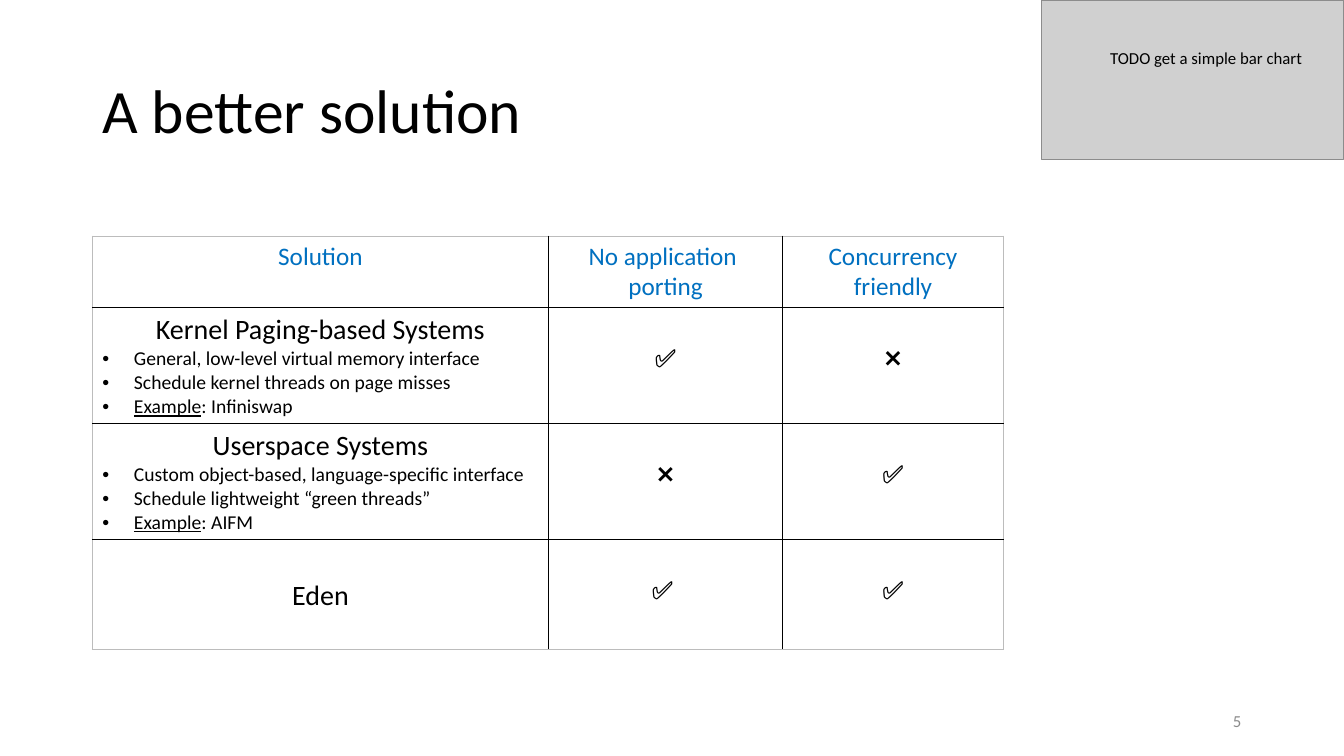
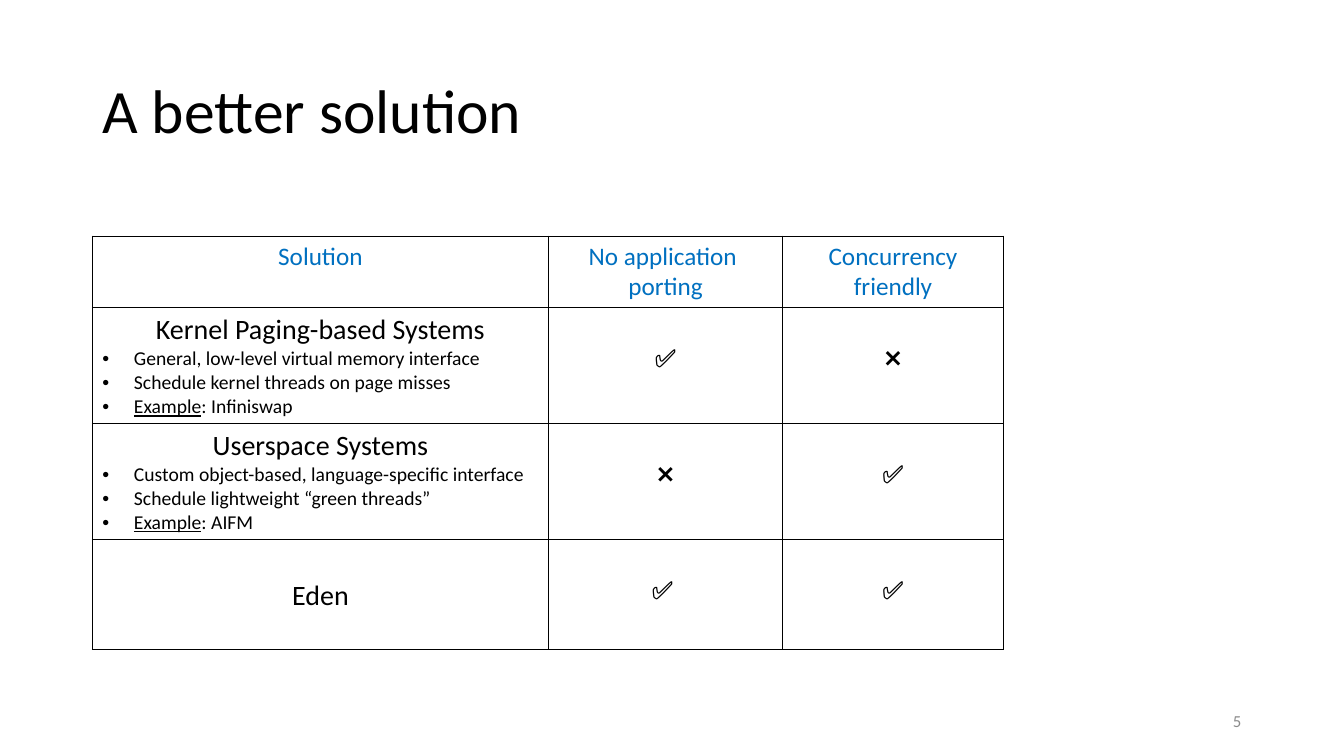
Before and after one commit to eden-farmem/eden-all, a slide deck: slide 5 of doc/talks/asplos.pptx. Drawn at 1344x756 pixels with LibreOffice and Linux fonts; fonts in the diff are those of the drawing; grey boxes stand for pictures. Boxes give left, top, right and bottom in pixels: in the first picture for what was removed or moved away, otherwise in the second. Text is boxed around its words. In the diff, an @@ line names an element or a change of style, - is before the commit and + after.

```diff
--- a/doc/talks/asplos.pptx
+++ b/doc/talks/asplos.pptx
@@ picture removed at [1042, 0, 1344, 159] @@
@@ text removed at [1110, 52, 1302, 67] @@
-TODO get a simple bar chart
```
Also in this commit, not shown: 16 other slides changed, 17 slides added, 59 slides removed, 1 other file.
